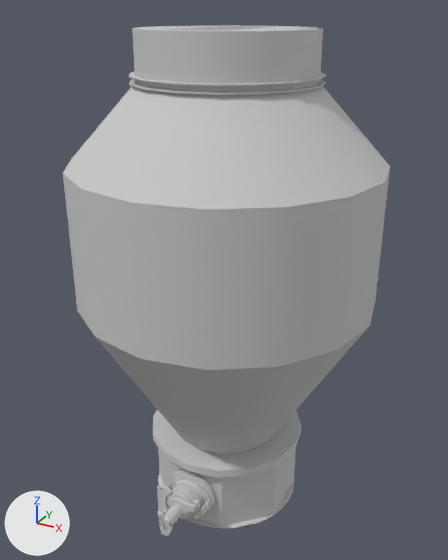
What one commit did to the FBX model Assets/Models/top_tank.FBX.
Camera for both pictures: a 50 mm camera at (5.19, -9.54, 72.28) aimed at (-0.09, 0.05, 67.48). The axes (+X, +Y, +Z) are drawn at lower left. The lights are the same throughout. Where no turn or scale is listed for an object, it has been applied to the vertices. Vertices at the same position are counted once.

Script lines for the objects in view, before the commit:
```python
me_mesh = bpy.data.meshes.new('Mesh')
me_mesh.from_pydata(...)  # 2175 vertices, 4080 faces; spans x -2.81..2.81, y -2.81..2.81, z 62.57..71.97
me_mesh.materials.append(mat_01___default)  # light grey #cacaca
ob_top_tank = bpy.data.objects.new('top_tank', me_mesh)
ob_top_tank.location = (0.0, 0.0, 0.0)
```
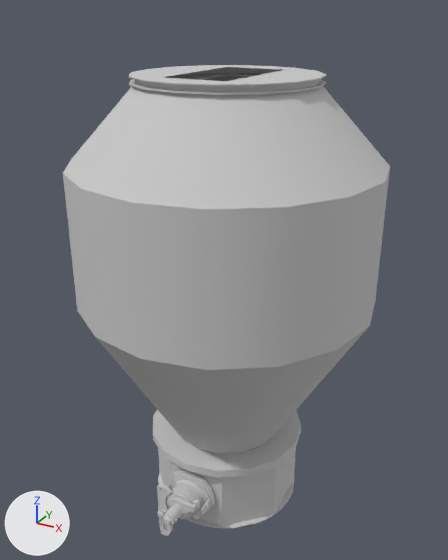
Location of each change, [x1, y1, x2, y2] in pixels of the pictures (448 x 560 px):
'top_tank', reshaped (8% shorter)
    before: [63, 25, 390, 536]
    after: [63, 65, 390, 536]
part 1 of me_mesh, deleted
    before: [132, 25, 323, 84]

What changed in the scene script:
```text
Change me_mesh:
    where me_mesh.from_pydata(...)  # 2175 vertices, 4080 faces; spans x -2.81..2.81, y -2.81..2.81, z 62.57..71.97
    used by ob_top_tank; location = (0.0, 0.0, 0.0)
    me_mesh part 1: the loose piece of 175 vertices spanning x -1.74..1.54, y -1.54..1.54, z 69.94..71.97 is deleted
```
